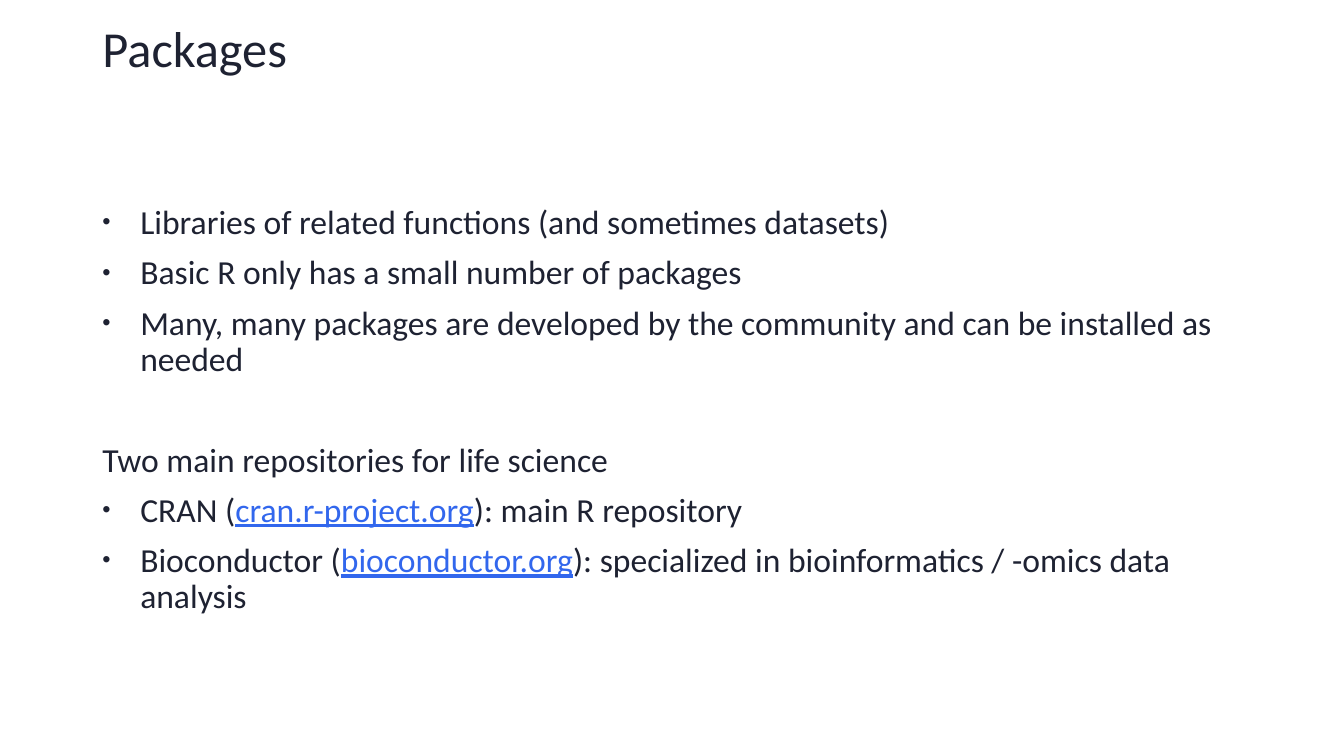
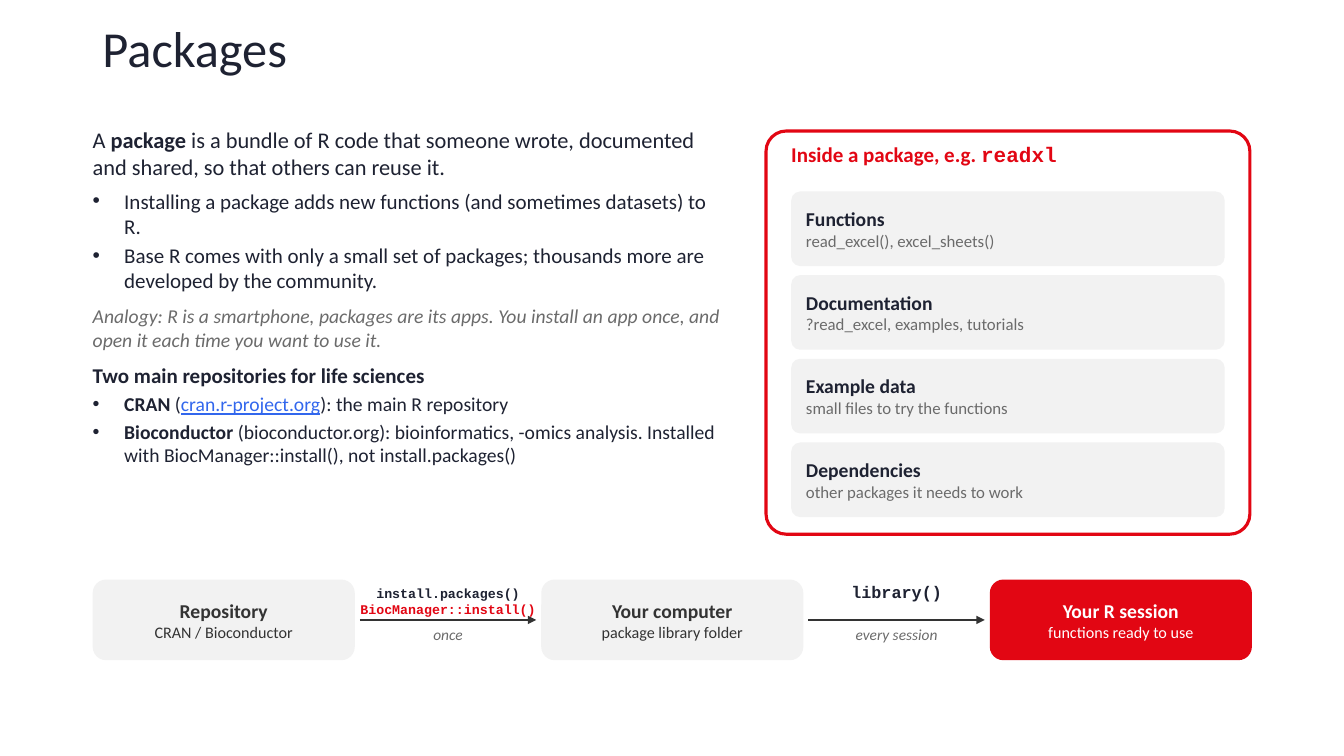
Before and after one commit to sib-swiss/first-steps-with-R-training, a slide deck: slide 40 of assets/pptx/First-steps-with-R_day1.pptx (slide 36 before the commit). Drawn at 1344x756 pixels with LibreOffice and Linux fonts; fonts in the diff are those of the drawing; background and template pictures are left out. Boxes give left, top, right and bottom in pixels: in the first picture for what was removed or moved away, otherwise in the second. Text is boxed around its words. In the diff, an @@ line names an element or a change of style, - is before the commit and + after.

```diff
--- a/assets/pptx/First-steps-with-R_day1.pptx
+++ b/assets/pptx/First-steps-with-R_day1.pptx
@@ text added at (x1=93, y1=132, x2=719, y2=466), 14 pt, text #1E2232 @@
+A package is a bundle of R code that someone wrote, documented and shared, so that others can reuse it.
+• Installing a package adds new functions (and sometimes datasets) to R.
+• Base R comes with only a small set of packages; thousands more are developed by the community.
+Analogy: R is a smartphone, packages are its apps. You install an app once, and open it each time you want to use it.
+Two main repositories for life sciences
+• CRAN (cran.r-project.org): the main R repository
+• Bioconductor (bioconductor.org): bioinformatics, -omics analysis. Installed with BiocManager::install(), not install.packages()
@@ rounded rectangle added at (x1=766, y1=131, x2=1250, y2=534), outline #E20613 2.25 pt @@
@@ text added at (x1=791, y1=147, x2=1057, y2=166), 15 pt, text #E20613, bold @@
+Inside a package, e.g. readxl
@@ text removed at (x1=102, y1=209, x2=1211, y2=614) @@
-• Libraries of related functions (and sometimes datasets)
-• Basic R only has a small number of packages
-• Many, many packages are developed by the community and can be installed as needed
-Two main repositories for life science
-• CRAN (cran.r-project.org): main R repository
-• Bioconductor (bioconductor.org): specialized in bioinformatics / -omics data analysis
@@ rounded rectangle added at (x1=791, y1=192, x2=1225, y2=266), fill #F2F2F2, 12 pt, text #6B6B6B @@
+Functions
+read_excel(), excel_sheets()
@@ rounded rectangle added at (x1=791, y1=275, x2=1225, y2=350), fill #F2F2F2, 12 pt, text #6B6B6B @@
+Documentation
+?read_excel, examples, tutorials
@@ rounded rectangle added at (x1=791, y1=359, x2=1225, y2=434), fill #F2F2F2, 12 pt, text #6B6B6B @@
+Example data
+small files to try the functions
@@ rounded rectangle added at (x1=791, y1=443, x2=1225, y2=517), fill #F2F2F2, 12 pt, text #6B6B6B @@
+Dependencies
+other packages it needs to work
@@ rounded rectangle added at (x1=93, y1=580, x2=355, y2=660), fill #F2F2F2, 11.5 pt, text #333333 @@
+Repository
+CRAN / Bioconductor
@@ text added at (x1=360, y1=588, x2=535, y2=618), 9.5 pt, text #E20613, bold @@
+install.packages()
+BiocManager::install()
@@ rounded rectangle added at (x1=541, y1=580, x2=804, y2=660), fill #F2F2F2, 11.5 pt, text #333333 @@
+Your computer
+package library folder
@@ text added at (x1=851, y1=586, x2=942, y2=602), 12 pt, text #1E2232, bold @@
+library()
@@ rounded rectangle added at (x1=990, y1=580, x2=1252, y2=660), fill #E20613, 11.5 pt, text #FFFFFF @@
+Your R session
+functions ready to use
@@ arrow added from (360, 620) to (536, 620), #333333 2 pt @@
@@ arrow added from (809, 620) to (985, 620), #333333 2 pt @@
@@ text added at (x1=856, y1=629, x2=938, y2=643), 11 pt, text #6B6B6B, italic @@
+every session
@@ text added at (x1=433, y1=632, x2=463, y2=640), 11 pt, text #6B6B6B, italic @@
+once
```
Also in this commit, not shown: 22 other slides changed, 13 slides added, 4 slides removed, 12 other files.
